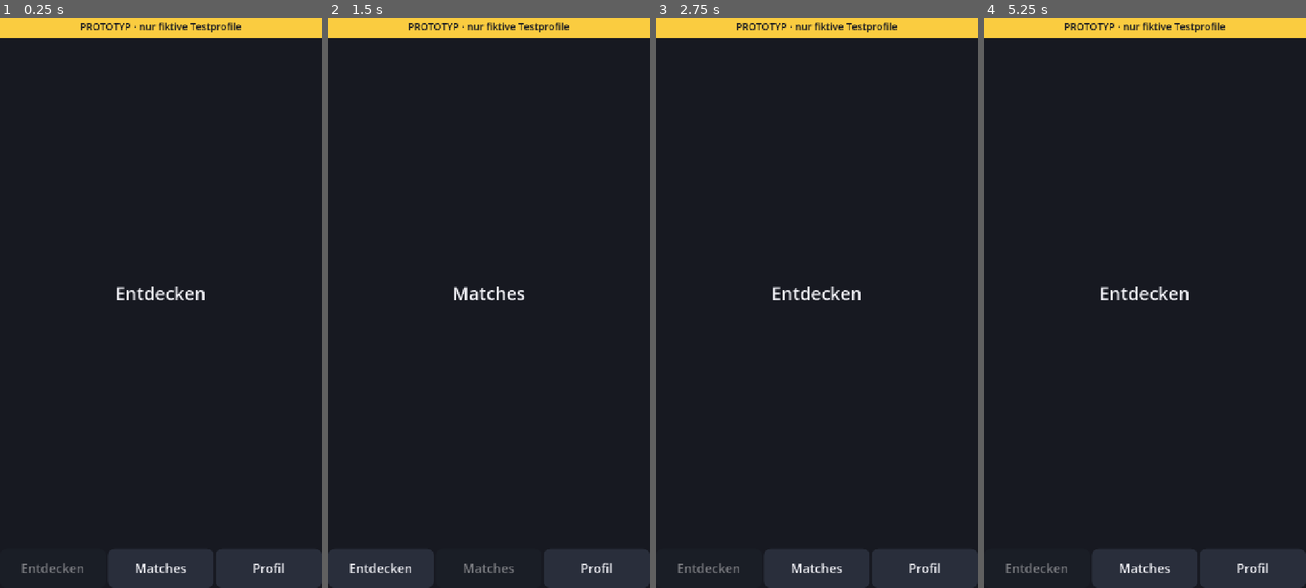
Above: before the commit, frames 1-4 (left to right).
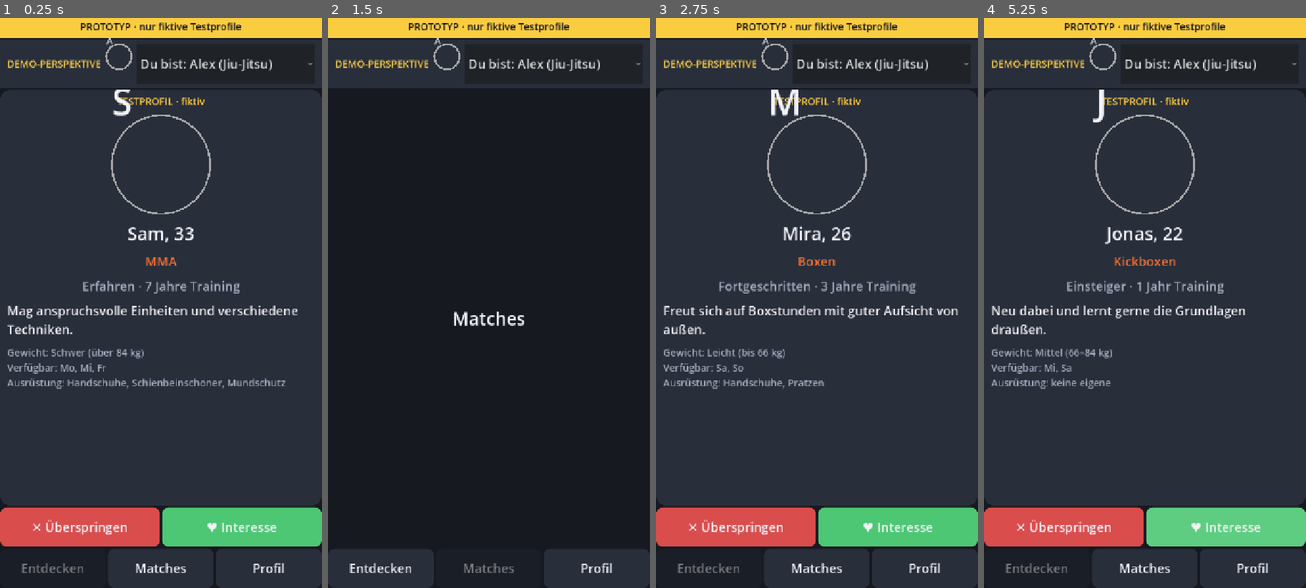
Above: after the commit, the same moments.

Repository: Mayo73/agenthub-backup
Game: Godot game, scene res://scenes/main.tscn
The game is run twice, just before and just after one commit, with the same random seed, the same clock (stepped at 60 frames per second) and the same inputs.
Inputs (mouse positions are in pixels of both pictures, inside the frame that each line leads up to):
- Up to frame 1 (0.25 s): no input
- Up to frame 2 (1.5 s): click (408, 525) at 0.5 s, where only the run after the commit has a clickable "✕ Überspringen"; click "Matches" at 1.25 s
- Up to frame 3 (2.75 s): click "Entdecken" at 2 s
- Up to frame 4 (5.25 s): click (1209, 63) at 2.75 s, where only the run after the commit has a clickable "Du bist: Alex (Jiu-Jitsu)"; click "Profil" at 3.5 s; click "Entdecken" at 4.25 s; click (1225, 525) at 5 s, where only the run after the commit has a clickable "♥ Interesse"

The runs differ from the first frame. In frame 1, 85% of the frame differs, in the area x 0-100%, y 3-93%; in frame 2, 5.6%; in frame 3, 85%; in frame 4, 85%.

Commit message:
T-0332: Perspektivwechsel per Demo-Leiste, Entdecken echt, Zustand wird gespeichert
Selbst umgesetzt im Review, alle Agent-Versuche scheiterten an Ollama.
Dabei die Debug-Ausgaben aus DiscoverScreen.decide_pass entfernt.

Co-Authored-By: Claude Opus 5.5 <noreply@anthropic.com>

Diff:
--- a/scripts/discover_screen.gd
+++ b/scripts/discover_screen.gd
@@ -130,18 +130,14 @@
 
 
 func decide_pass() -> void:
-	print("[DEBUG] decide_pass called")
 	var profile := current()
 	if profile == null:
-		print("[DEBUG] decide_pass: profile is null, returning")
 		return
 
 	state.pass_on(profile.id)
 	_reset_card_position()
 	match_label.visible = false
-	print("[DEBUG] Emitting changed signal in decide_pass")
 	changed.emit()
-	print("[DEBUG] Refreshing...")
 	refresh()
 
 
--- a/scripts/main.gd
+++ b/scripts/main.gd
@@ -15,9 +15,15 @@
 var current_screen := ""
 ## Der aktuell angezeigte Bildschirm (Kind von content).
 var screen: Control = null
+## Gesamter Zustand der App, beim Start aus store_path geladen.
+var state: AppState
+var store_path := StateStore.DEFAULT_PATH
+## Demo-Leiste zum Wechseln der Testperson.
+var perspective: PerspectiveBar
 
 
 func _ready() -> void:
+	state = StateStore.load_state(store_path)
 	set_anchors_preset(Control.PRESET_FULL_RECT)
 	var bg := ColorRect.new()
 	bg.color = UiStyle.BG
@@ -34,6 +40,11 @@
 	banner.horizontal_alignment = HORIZONTAL_ALIGNMENT_CENTER
 	banner_box.add_child(banner)
 	layout.add_child(banner_box)
+
+	perspective = PerspectiveBar.new()
+	perspective.set_state(state)
+	perspective.switched.connect(_on_switched)
+	layout.add_child(perspective)
 
 	content = Control.new()
 	content.size_flags_vertical = Control.SIZE_EXPAND_FILL
@@ -65,9 +76,32 @@
 		(tab_buttons[n] as Button).disabled = n == screen_name
 
 
-## Baut den Bildschirm zu einem Namen. Bis die echten Bildschirme per Ticket entstehen,
-## zeigt er nur den Titel.
+## Wechselt die Testperson, speichert und baut den aktuellen Bildschirm neu auf.
+func _on_switched(id: String) -> void:
+	state.switch_to(id)
+	save()
+	perspective.set_state(state)
+	show_screen(current_screen)
+
+
+func save() -> void:
+	StateStore.save(state, store_path)
+
+
+## Für Tests und Spieltests: eigene Speicherdatei verwenden und daraus neu laden.
+func use_store(path: String) -> void:
+	store_path = path
+	state = StateStore.load_state(path)
+	perspective.set_state(state)
+	show_screen(current_screen)
+
+
+## Baut den Bildschirm zu einem Namen. Noch nicht umgesetzte Bildschirme zeigen nur den Titel.
 func _make_screen(screen_name: String) -> Control:
+	if screen_name == "entdecken":
+		var discover := DiscoverScreen.new(state)
+		discover.changed.connect(save)
+		return discover
 	var l := UiStyle.label(TAB_TITLES.get(screen_name, screen_name), UiStyle.SIZE_TITLE)
 	l.horizontal_alignment = HORIZONTAL_ALIGNMENT_CENTER
 	l.vertical_alignment = VERTICAL_ALIGNMENT_CENTER
--- /dev/null
+++ b/scripts/perspective_bar.gd
@@ -0,0 +1,50 @@
+class_name PerspectiveBar
+extends PanelContainer
+## Demo-Leiste oben in der App: zeigt, aus wessen Sicht die App bedient wird, und wechselt
+## die Testperson. Immer als Demofunktion gekennzeichnet (Farbe UiStyle.DEMO).
+
+signal switched(id: String)
+
+var tag_label: Label
+var avatar: AvatarView
+var picker: OptionButton
+
+
+func _init() -> void:
+	add_theme_stylebox_override("panel", UiStyle.panel(UiStyle.CARD, 0))
+	var row := HBoxContainer.new()
+	row.add_theme_constant_override("separation", 12)
+	add_child(row)
+
+	tag_label = UiStyle.label("DEMO-PERSPEKTIVE", UiStyle.SIZE_SMALL, UiStyle.DEMO)
+	tag_label.autowrap_mode = TextServer.AUTOWRAP_OFF
+	tag_label.vertical_alignment = VERTICAL_ALIGNMENT_CENTER
+	row.add_child(tag_label)
+
+	avatar = AvatarView.new()
+	avatar.set_diameter(56)
+	row.add_child(avatar)
+
+	picker = OptionButton.new()
+	picker.size_flags_horizontal = Control.SIZE_EXPAND_FILL
+	picker.custom_minimum_size = Vector2(0, UiStyle.BUTTON_HEIGHT)
+	picker.add_theme_font_size_override("font_size", UiStyle.SIZE_NORMAL)
+	picker.get_popup().add_theme_font_size_override("font_size", UiStyle.SIZE_NORMAL)
+	picker.item_selected.connect(_on_item_selected)
+	row.add_child(picker)
+
+
+## Füllt die Auswahl mit allen Testpersonen und markiert die aktive.
+func set_state(state: AppState) -> void:
+	picker.clear()
+	for p in state.profiles:
+		picker.add_item("Du bist: %s (%s)" % [p.name, p.art])
+		var index := picker.item_count - 1
+		picker.set_item_metadata(index, p.id)
+		if p.id == state.active_id:
+			picker.select(index)
+	avatar.set_profile(state.active())
+
+
+func _on_item_selected(index: int) -> void:
+	switched.emit(String(picker.get_item_metadata(index)))
--- a/tests/test_main.gd
+++ b/tests/test_main.gd
@@ -28,3 +28,28 @@
 	check_eq(main.current_screen, "profil", "nach Klick auf Profil")
 	check_eq(main.content.get_child_count(), 1, "genau ein Bildschirm im Inhaltsbereich")
 	check(not main.tab_buttons["entdecken"].disabled, "Entdecken wieder klickbar")
+
+
+const TEST_PATH := "user://test_main.json"
+
+
+func test_entdecken_ist_echt() -> void:
+	main.use_store(TEST_PATH)
+	check(main.screen is DiscoverScreen, "Entdecken zeigt den echten Bildschirm")
+	DirAccess.remove_absolute(TEST_PATH)
+
+
+func test_wechsel_speichert() -> void:
+	main.use_store(TEST_PATH)
+	main._on_switched("p02")
+	check_eq(main.state.active_id, "p02", "aktive Person")
+	check_eq(StateStore.load_state(TEST_PATH).active_id, "p02", "gespeicherte aktive Person")
+	check(main.screen is DiscoverScreen, "Entdecken nach dem Wechsel")
+	DirAccess.remove_absolute(TEST_PATH)
+
+
+func test_interesse_wird_gespeichert() -> void:
+	main.use_store(TEST_PATH)
+	(main.screen as DiscoverScreen).like_button.pressed.emit()
+	check(StateStore.load_state(TEST_PATH).book.likes.has("p01>p02"), "Interesse gespeichert")
+	DirAccess.remove_absolute(TEST_PATH)
--- /dev/null
+++ b/tests/test_perspective_bar.gd
@@ -0,0 +1,34 @@
+extends "res://tests/base_test.gd"
+
+var bar: PerspectiveBar
+var received_id := ""
+
+
+func setup() -> void:
+	bar = PerspectiveBar.new()
+	(Engine.get_main_loop() as SceneTree).root.add_child(bar)
+	received_id = ""
+
+
+func teardown() -> void:
+	bar.free()
+
+
+func _on_switched(id: String) -> void:
+	received_id = id
+
+
+func test_eintraege() -> void:
+	bar.set_state(AppState.demo())
+	check_eq(bar.picker.item_count, 8, "Einträge")
+	check_eq(bar.picker.get_item_text(0), "Du bist: Alex (Jiu-Jitsu)", "Eintrag 0")
+	check_eq(bar.picker.selected, 0, "ausgewählt")
+	check(bar.tag_label.text.contains("DEMO"), "als Demo gekennzeichnet")
+
+
+func test_wechsel_signal() -> void:
+	bar.set_state(AppState.demo())
+	bar.switched.connect(_on_switched)
+	bar.picker.select(1)
+	bar.picker.item_selected.emit(1)
+	check_eq(received_id, "p02", "gewechselte ID")
Not shown, added: scripts/matches_screen.gd.uid
Not shown, added: scripts/perspective_bar.gd.uid
Not shown, added: tests/test_matches_screen.gd.uid
Not shown, added: tests/test_perspective_bar.gd.uid
